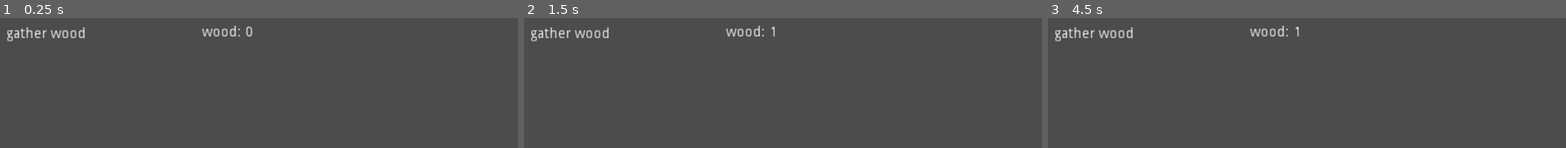
Above: before the commit, frames 1-3 (left to right).
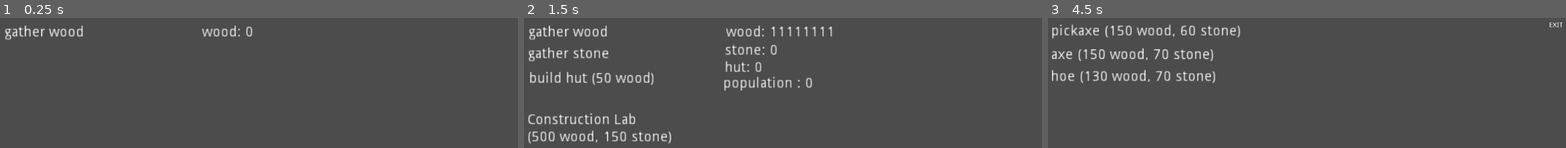
Above: after the commit, the same moments.

Repository: JacoDepa/From-the-Origin
Game: Godot game, scene res://Home.tscn
Two runs of this game, one before a commit and one after it. Both use one fixed random seed, a clock stepped at 60 frames per second and the inputs below.
Inputs (mouse positions are in pixels of both pictures, inside the frame that each line leads up to):
- Up to frame 1 (0.25 s): no input
- Up to frame 2 (1.5 s): tap Enter at 0.5 s; move the mouse to (570, 33) at 0.52 s; click (570, 33) at 0.67 s; tap Space at 1.25 s; move the mouse to (outside the picture) at 1.27 s; click (outside the picture) at 1.42 s
- Up to frame 3 (4.5 s): tap Enter at 2, 3.5 s; move the mouse to (1358, 102) at 2.02 s; click (1358, 102) at 2.17 s; tap Space at 2.75, 4.25 s; move the mouse to (outside the picture) at 2.77 s; click (outside the picture) at 2.92 s; move the mouse to (outside the picture) at 3.52 s; click (outside the picture) at 3.67 s; move the mouse to (1146, 123) at 4.27 s; click (1146, 123) at 4.42 s

The runs differ from the first frame. In frame 1, 0.9% of the frame differs, in the area x 1-17%, y 5-18%; in frame 2, 5.2%, in the area x 0-60%, y 5-97%; in frame 3, 3.8%.

Commit message:
added market and string

Diff:
--- a/Home.tscn
+++ b/Home.tscn
@@ -41,6 +41,12 @@
 
 [sub_resource type="RectangleShape2D" id=14]
 
+[sub_resource type="RectangleShape2D" id=15]
+extents = Vector2( 190, 20.1328 )
+
+[sub_resource type="RectangleShape2D" id=16]
+extents = Vector2( 114.657, 16.9269 )
+
 [node name="Node" type="Node"]
 script = ExtResource( 1 )
 __meta__ = {
@@ -49,7 +55,7 @@
 
 [node name="gather_wood" type="Area2D" parent="."]
 editor/display_folded = true
-position = Vector2( 100, 33.2387 )
+position = Vector2( 96.4513, 30.1515 )
 __meta__ = {
 "_edit_group_": true
 }
@@ -75,7 +81,7 @@
 
 [node name="gather_stone" type="Area2D" parent="."]
 editor/display_folded = true
-position = Vector2( 102.757, 80 )
+position = Vector2( 96.4513, 73.8921 )
 __meta__ = {
 "_edit_group_": true
 }
@@ -93,16 +99,16 @@
 shape = SubResource( 2 )
 
 [node name="nstone" type="RichTextLabel" parent="."]
-margin_left = 406.733
-margin_top = 61.8253
-margin_right = 522.733
-margin_bottom = 78.8253
+margin_left = 402.668
+margin_top = 52.3866
+margin_right = 518.668
+margin_bottom = 69.3866
 rect_scale = Vector2( 2, 2 )
 text = "stone: 0"
 
 [node name="build_hut" type="Area2D" parent="."]
 editor/display_folded = true
-position = Vector2( 70, 120 )
+position = Vector2( 70, 117.424 )
 __meta__ = {
 "_edit_group_": true
 }
@@ -120,24 +126,24 @@
 text = "build hut (50 wood)"
 
 [node name="nhut" type="RichTextLabel" parent="."]
-margin_left = 406.733
-margin_top = 104.825
-margin_right = 522.733
-margin_bottom = 124.825
+margin_left = 402.668
+margin_top = 86.3866
+margin_right = 518.668
+margin_bottom = 106.387
 rect_scale = Vector2( 2, 2 )
 text = "hut: 0"
 
 [node name="npopulation" type="RichTextLabel" parent="."]
-margin_left = 407.188
-margin_top = 144.86
-margin_right = 528.188
-margin_bottom = 163.86
+margin_left = 400.0
+margin_top = 117.424
+margin_right = 521.0
+margin_bottom = 136.424
 rect_scale = Vector2( 2, 2 )
 text = "population : 0"
 
 [node name="gather_food" type="Area2D" parent="."]
 editor/display_folded = true
-position = Vector2( 92.0032, 152.556 )
+position = Vector2( 92.0032, 150 )
 __meta__ = {
 "_edit_group_": true
 }
@@ -155,10 +161,10 @@
 text = "gather food"
 
 [node name="nfood" type="RichTextLabel" parent="."]
-margin_left = 405.441
-margin_top = 182.948
-margin_right = 518.441
-margin_bottom = 204.948
+margin_left = 400.0
+margin_top = 155.424
+margin_right = 513.0
+margin_bottom = 177.424
 rect_scale = Vector2( 2, 2 )
 text = "food: 0"
 
@@ -298,7 +304,7 @@
 
 [node name="constructionLab" type="Area2D" parent="."]
 editor/display_folded = true
-position = Vector2( 125.386, 216.274 )
+position = Vector2( 125.386, 212.963 )
 __meta__ = {
 "_edit_group_": true
 }
@@ -336,7 +342,7 @@
 rect_scale = Vector2( 2, 2 )
 text = "pickaxe (150 wood, 60 stone)"
 
-[node name="exit_constr_lab" type="Area2D" parent="."]
+[node name="exit" type="Area2D" parent="."]
 editor/display_folded = true
 visible = false
 position = Vector2( 1005.98, 14.6341 )
@@ -344,11 +350,11 @@
 "_edit_group_": true
 }
 
-[node name="CollisionShape2D" type="CollisionShape2D" parent="exit_constr_lab"]
+[node name="CollisionShape2D" type="CollisionShape2D" parent="exit"]
 position = Vector2( -1.67247, 0 )
 shape = SubResource( 10 )
 
-[node name="Label" type="Label" parent="exit_constr_lab"]
+[node name="Label" type="Label" parent="exit"]
 margin_left = -15.0522
 margin_top = -6.27177
 margin_right = 24.9478
@@ -397,7 +403,7 @@
 
 [node name="carbon_mine" type="Area2D" parent="."]
 editor/display_folded = true
-position = Vector2( 90.4931, 240.103 )
+position = Vector2( 90, 241.359 )
 __meta__ = {
 "_edit_group_": true
 }
@@ -415,16 +421,16 @@
 text = "carbon mine"
 
 [node name="ncarbon" type="RichTextLabel" parent="."]
-margin_left = 402.0
-margin_top = 216.0
-margin_right = 484.0
-margin_bottom = 237.0
+margin_left = 400.0
+margin_top = 190.0
+margin_right = 482.0
+margin_bottom = 211.0
 rect_scale = Vector2( 2, 2 )
 text = "carbon: 0"
 
 [node name="iron_mine" type="Area2D" parent="."]
 editor/display_folded = true
-position = Vector2( 75.4485, 277.788 )
+position = Vector2( 75.4485, 280 )
 __meta__ = {
 "_edit_group_": true
 }
@@ -442,10 +448,10 @@
 text = "iron mine"
 
 [node name="niron" type="RichTextLabel" parent="."]
-margin_left = 402.668
-margin_top = 255.749
-margin_right = 476.668
-margin_bottom = 277.749
+margin_left = 400.0
+margin_top = 225.454
+margin_right = 474.0
+margin_bottom = 247.454
 rect_scale = Vector2( 2, 2 )
 text = "iron: 0"
 
@@ -486,10 +492,10 @@
 shape = SubResource( 14 )
 
 [node name="ncarbon_miner" type="Label" parent="."]
-margin_left = 705.353
-margin_top = 163.443
-margin_right = 806.353
-margin_bottom = 177.443
+margin_left = 702.654
+margin_top = 164.154
+margin_right = 803.654
+margin_bottom = 178.154
 rect_scale = Vector2( 2, 2 )
 text = "carbon miner: 0"
 
@@ -530,12 +536,12 @@
 text = "_"
 
 [node name="niron_miner" type="Label" parent="."]
-margin_left = 706.209
-margin_top = 213.359
-margin_right = 796.209
-margin_bottom = 227.359
-rect_scale = Vector2( 2, 2 )
-text = "steel miner: 0"
+margin_left = 703.777
+margin_top = 212.962
+margin_right = 793.777
+margin_bottom = 226.962
+rect_scale = Vector2( 2, 2 )
+text = "iron miner: 0"
 
 [node name="info_lumberjack" type="Label" parent="."]
 visible = false
@@ -584,6 +590,51 @@
 margin_right = 882.391
 margin_bottom = 22.5918
 text = "YOU NEED FOOD TO WORK"
+
+[node name="market" type="Area2D" parent="."]
+editor/display_folded = true
+position = Vector2( 206.775, 316.624 )
+__meta__ = {
+"_edit_group_": true
+}
+
+[node name="CollisionShape2D" type="CollisionShape2D" parent="market"]
+position = Vector2( -0.540359, 2.70177 )
+shape = SubResource( 15 )
+
+[node name="Label" type="Label" parent="market"]
+margin_left = -190.0
+margin_top = -10.0
+margin_bottom = 5.0
+rect_scale = Vector2( 2, 2 )
+text = "Market (750 wood, 350 stone)"
+
+[node name="buy_string" type="Area2D" parent="."]
+editor/display_folded = true
+visible = false
+position = Vector2( 131.984, 30.7265 )
+__meta__ = {
+"_edit_group_": true
+}
+
+[node name="Label" type="Label" parent="buy_string"]
+margin_left = -112.431
+margin_top = -12.5699
+margin_right = -1.43117
+margin_bottom = 1.43005
+rect_scale = Vector2( 2, 2 )
+text = "string (10 carbon)"
+
+[node name="CollisionShape2D" type="CollisionShape2D" parent="buy_string"]
+shape = SubResource( 16 )
+
+[node name="nstring" type="Label" parent="."]
+margin_left = 398.673
+margin_top = 257.753
+margin_right = 450.673
+margin_bottom = 271.753
+rect_scale = Vector2( 2, 2 )
+text = "string: 0"
 
 [connection signal="input_event" from="gather_wood" to="." method="_on_gather_wood_input_event"]
 [connection signal="input_event" from="gather_stone" to="." method="_on_gather_stone_input_event"]
@@ -599,7 +650,7 @@
 [connection signal="input_event" from="farmer-" to="." method="_on_farmer_min_input_event"]
 [connection signal="input_event" from="constructionLab" to="." method="_on_constructionLab_input_event"]
 [connection signal="input_event" from="buy_pickaxe" to="." method="_on_buy_pickaxe_input_event"]
-[connection signal="input_event" from="exit_constr_lab" to="." method="_on_exit_constr_lab_input_event"]
+[connection signal="input_event" from="exit" to="." method="_on_exit_input_event"]
 [connection signal="input_event" from="buy_axe" to="." method="_on_buy_axe_input_event"]
 [connection signal="input_event" from="buy_hoe" to="." method="_on_buy_hoe_input_event"]
 [connection signal="input_event" from="carbon_mine" to="." method="_on_carbon_mine_input_event"]
@@ -608,3 +659,5 @@
 [connection signal="input_event" from="carbon_miner_min" to="." method="_on_carbon_miner_min_input_event"]
 [connection signal="input_event" from="iron_miner_plus" to="." method="_on_iron_miner_plus_input_event"]
 [connection signal="input_event" from="iron_miner_min" to="." method="_on_iron_miner_min_input_event"]
+[connection signal="input_event" from="market" to="." method="_on_market_input_event"]
+[connection signal="input_event" from="buy_string" to="." method="_on_buy_string_input_event"]
--- a/test.gd
+++ b/test.gd
@@ -4,8 +4,8 @@
 onready var hut = 0
 onready var pop = 0
 onready var food = 0
-onready var wood = 0
-onready var stone = 0
+onready var wood = 11111110
+onready var stone = 11111110
 onready var nwood = 50
 onready var flag = 0
 onready var lumberjack = 0
@@ -15,6 +15,7 @@
 onready var iron = 0
 onready var carbon_miner = 0
 onready var iron_miner = 0
+onready var n_string = 0
 
 #Timer
 onready var timerWood = null
@@ -42,7 +43,7 @@
 onready var gather_stone = get_node("gather_stone")
 onready var build_hut = get_node("build_hut")
 onready var gather_food = get_node("gather_food")
-onready var exit_constr_lab = get_node("exit_constr_lab")
+onready var exit = get_node("exit")
 
 #RichTextLabels
 onready var num_wood = get_node("nwood")
@@ -55,6 +56,7 @@
 onready var num_farmer = get_node("nfarmer")
 onready var num_carbon = get_node("ncarbon")
 onready var num_iron = get_node("niron")
+onready var num_string = get_node("nstring")
 
 #lumberjack
 onready var lumberjack_plus = get_node("lumberjack+")
@@ -83,11 +85,13 @@
 
 #Buildings
 onready var construction_lab = get_node("constructionLab")
+onready var market = get_node("market")
 
 #items
 onready var pickaxe = get_node("buy_pickaxe")
 onready var axe = get_node("buy_axe")
 onready var hoe = get_node("buy_hoe")
+onready var string = get_node("buy_string")
 
 #mines
 onready var carbon_mine = get_node("carbon_mine")
@@ -179,9 +183,11 @@
 	num_farmer.visible = false
 	num_carbon.visible = false
 	num_iron.visible = false
+	num_string.visible = false
 
 	#makes buildings non visible
 	construction_lab.visible = false
+	market.visible = false
 
 	#makes mines non visible
 	carbon_mine.visible = false
@@ -255,6 +261,8 @@
 	if stone >= 75 and wood >= 150:
 		construction_lab.visible = true
 
+	if iron >= 50:
+		market.visible = true
 	pass # Replace with function body.
 
 
@@ -271,6 +279,8 @@
 	if stone >= 75 and wood >= 150:
 		construction_lab.visible = true
 
+	if iron >= 50:
+		market.visible = true
 	pass # Replace with function body.
 
 
@@ -333,6 +343,8 @@
 	if stone >= 75 and wood >= 150:
 		construction_lab.visible = true
 
+	if iron >= 50:
+		market.visible = true
 	#auto_pay_food()
 	pass # Replace with function body.
 
@@ -679,12 +691,15 @@
 				info_lumberjack.visible = false
 				info_stone_gatherer.visible = false
 				need_food.visible = false
+				market.visible = false
+				string.visible = false
+				num_string.visible = false
 
 				#makes items and exit visible
 				pickaxe.visible = true
 				axe.visible = true
 				hoe.visible = true
-				exit_constr_lab.visible = true
+				exit.visible = true
 
 	pass # Replace with function body.
 
@@ -703,7 +718,7 @@
 
 
 #exit construction lab
-func _on_exit_constr_lab_input_event(viewport, event, shape_idx):
+func _on_exit_input_event(viewport, event, shape_idx):
 	if event is InputEvent:
 		if event.is_pressed():
 			#makes everything visible
@@ -731,7 +746,8 @@
 			info_farmer.visible = true
 			info_lumberjack.visible = true
 			info_stone_gatherer.visible = true
-			need_food.visible = false
+			need_food.visible = true
+
 
 			#mines
 			if get_node("buy_pickaxe/Label").text == str("pickaxe (bought)"):
@@ -770,7 +786,16 @@
 			pickaxe.visible = false
 			axe.visible = false
 			hoe.visible = false
-			exit_constr_lab.visible = false
+			exit.visible = false
+			string.visible = false
+
+			if n_string > 0:
+				num_string.visible = true
+			else:
+				num_string.visible = false
+
+			if iron >= 50:
+				market.visible = true
 	pass # Replace with function body.
 
 
@@ -811,6 +836,9 @@
 		if event.is_pressed():
 			iron += 1
 			num_iron.text = str("iron: ", iron)
+
+	if iron >= 50:
+		market.visible = true
 	pass # Replace with function body.
 
 
@@ -886,3 +914,79 @@
 		info_iron_miner.visible = false
 
 	pass # Replace with function body.
+
+
+
+
+
+func _on_market_input_event(viewport, event, shape_idx):
+
+	if event is InputEvent:
+		if event.is_pressed():
+			if wood >= 750 and stone >= 350:
+				wood -= 750
+				num_wood.text = str("wood: ", wood)
+				stone -= 350
+				num_stone.text = str("stone: ", stone)
+				get_node("market/Label").text = str("Market")
+
+
+	#get to the lab
+	if get_node("market/Label").text == str("Market"):
+		if event is InputEvent:
+			if event.is_pressed():
+				#makes everything non visible
+				gather_food.visible = false
+				gather_stone.visible = false
+				gather_wood.visible = false
+				build_hut.visible = false
+				num_farmer.visible = false
+				num_food.visible = false
+				num_hut.visible = false
+				num_lumberjack.visible = false
+				num_pop.visible = false
+				num_stone.visible = false
+				num_stone_gatherer.visible = false
+				num_wood.visible = false
+				lumberjack_plus.visible = false
+				lumbrjack_min.visible = false
+				stone_gatherer_min.visible = false
+				stone_gatherer_plus.visible = false
+				nlumberjack.visible = false
+				nstone_gatherer.visible = false
+				farmer_min.visible = false
+				farmer_plus.visible = false
+				construction_lab.visible = false
+				carbon_mine.visible = false
+				num_carbon.visible = false
+				iron_mine.visible = false
+				num_iron.visible = false
+				carbon_miner_plus.visible = false
+				carbon_miner_min.visible = false
+				ncarbon_miner.visible = false
+				iron_miner_plus.visible = false
+				iron_miner_min.visible = false
+				niron_miner.visible = false
+				info_carbon_miner.visible = false
+				info_farmer.visible = false
+				info_iron_miner.visible = false
+				info_lumberjack.visible = false
+				info_stone_gatherer.visible = false
+				need_food.visible = false
+				market.visible = false
+				construction_lab.visible = false
+				num_string.visible = false
+
+				#makes things visible
+				exit.visible = true
+				string.visible = true
+	pass # Replace with function body.
+
+
+func _on_buy_string_input_event(viewport, event, shape_idx):
+	if event is InputEvent:
+		if event.is_pressed():
+			if carbon >= 10:
+				n_string += 1
+				num_string.text = str("string: ", n_string)
+	pass # Replace with function body.
Not shown: 1 places in Home.tscn that only renumber resources
Binary file added: icon1.ico
Not shown, added: icon1.png.import
